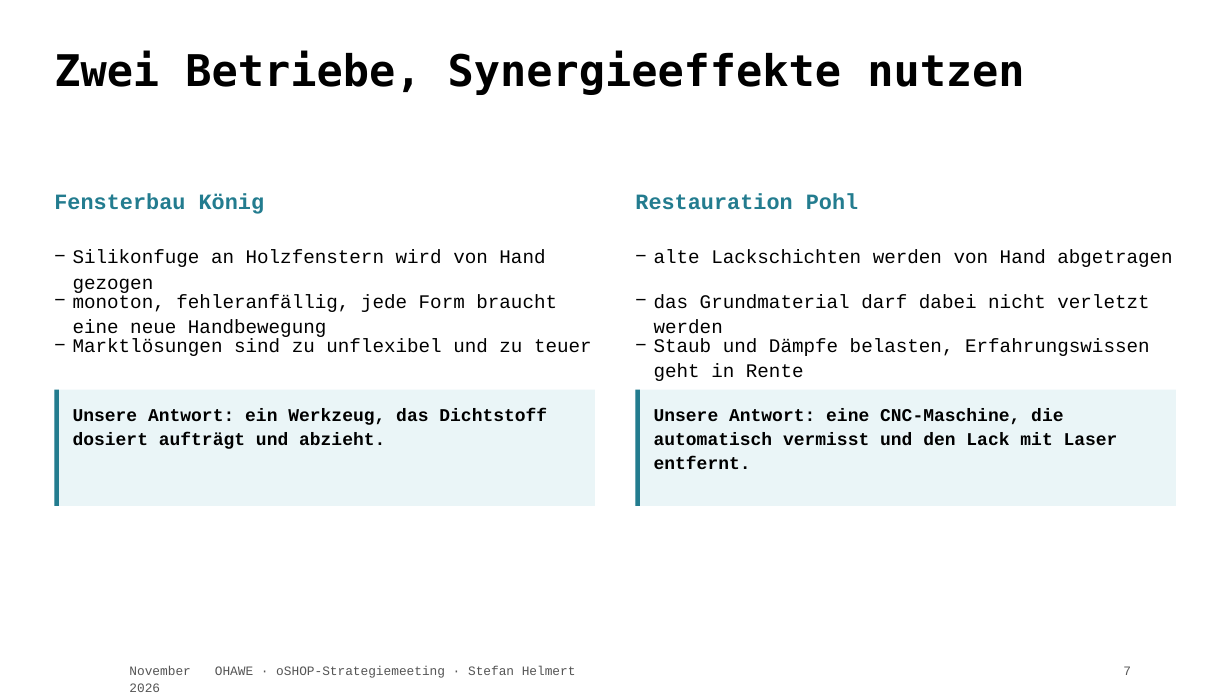
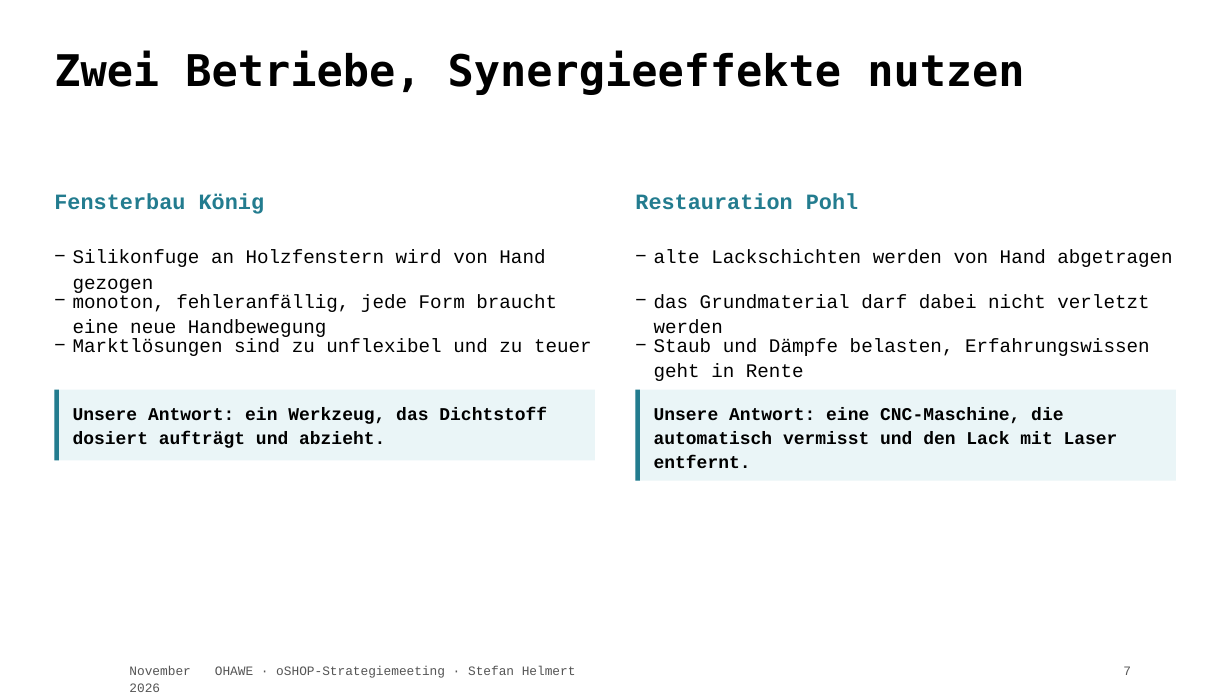
Before and after one commit to TheTesla/slides-oshop-strategieemeeting-ohawe, a slide deck: slide 7 of ohawe-strategie.pptx. Drawn at 1232x693 pixels with LibreOffice and Linux fonts; fonts in the diff are those of the drawing; background and template pictures are left out. Boxes give left, top, right and bottom in pixels: in the first picture for what was removed or moved away, otherwise in the second. Text is boxed around its words. In the diff, an @@ line names an element or a change of style, - is before the commit and + after.

```diff
--- a/ohawe-strategie.pptx
+++ b/ohawe-strategie.pptx
@@ rectangle: place and size @@
-rectangle at (55, 390, 595, 506)
+rectangle at (55, 390, 595, 461)
@@ rectangle: place and size @@
-rectangle at (55, 390, 59, 506)
+rectangle at (55, 390, 59, 461)
@@ rectangle: place and size @@
-rectangle at (636, 390, 1177, 506)
+rectangle at (636, 390, 1177, 481)
@@ rectangle: place and size @@
-rectangle at (636, 390, 640, 506)
+rectangle at (636, 390, 640, 481)
```
Also in this commit, not shown: 6 other slides changed, 1 other file.
